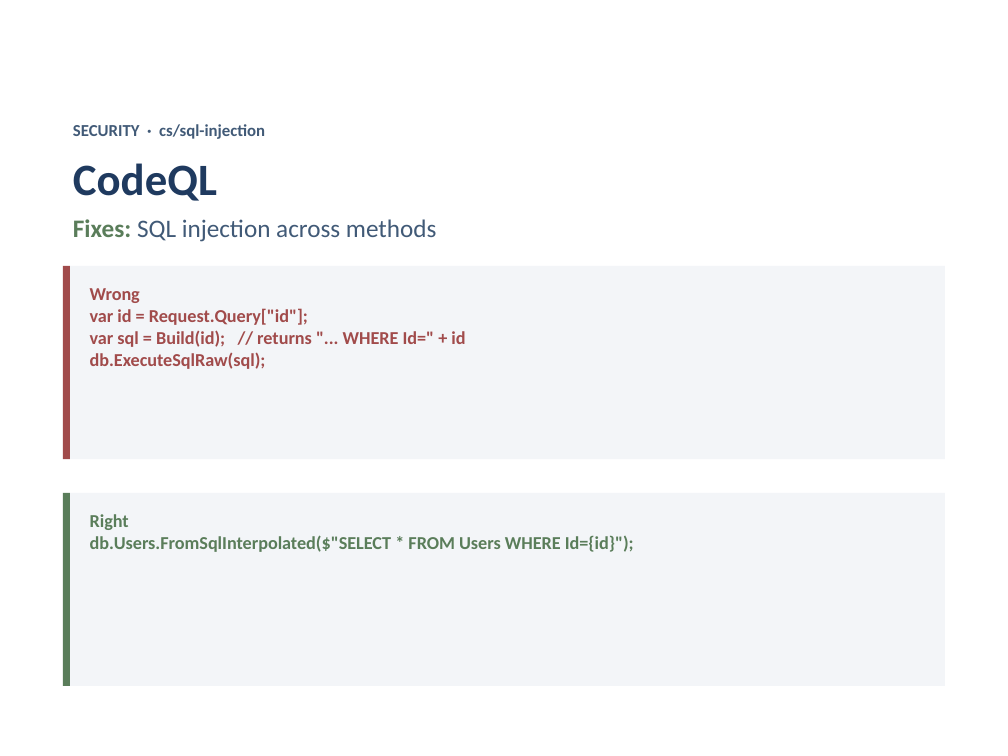
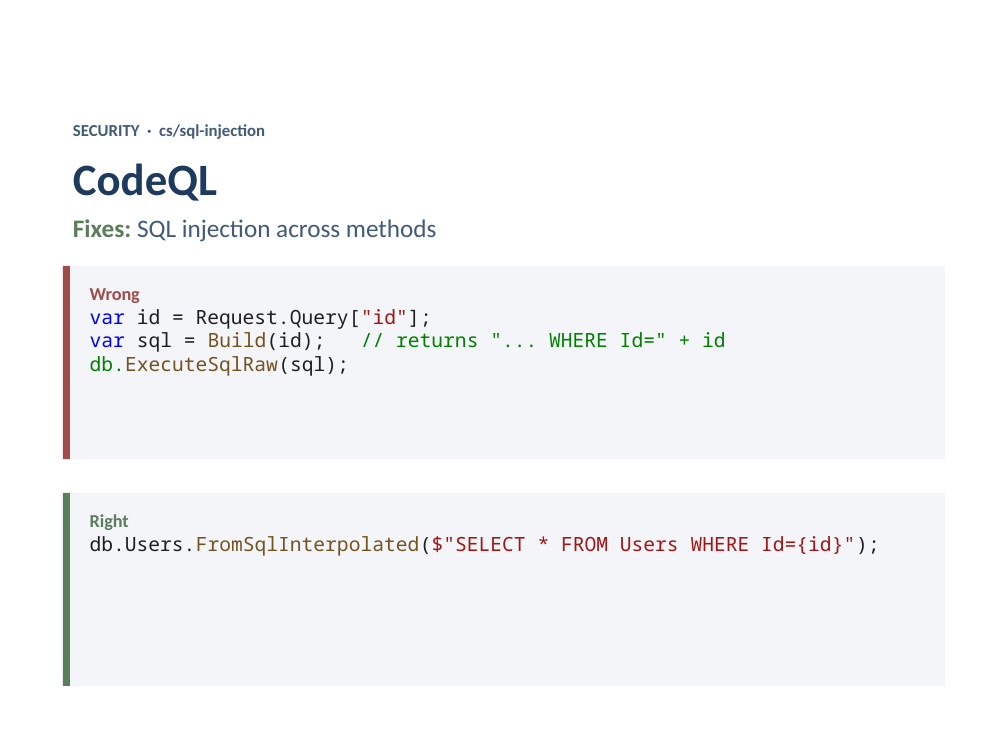
Before and after one commit to isidore/Talks, a slide deck: slide 18 of Slides/Analyzers.Net.pptx. Drawn at 1008x756 pixels with LibreOffice and Linux fonts; fonts in the diff are those of the drawing. Boxes give left, top, right and bottom in pixels: in the first picture for what was removed or moved away, otherwise in the second. Text is boxed around its words. In the diff, an @@ line names an element or a change of style, - is before the commit and + after.

Commit message:
code styling

```diff
--- a/Slides/Analyzers.Net.pptx
+++ b/Slides/Analyzers.Net.pptx
@@ rectangle "Wrong var id = Request.Query["id"]; ..." at [70,266,944,460]: text colour #1F3A5F to #0000FF in "var var"; text colour #1F3A5F to #1F1F1F in "id = Request.Query["id"]; sql = Build(id); db.ExecuteSqlRaw( ..."; text colour #1F3A5F to #A31515 in "Request.Query["id"];"; text colour #1F3A5F to #74531F in "Build(id); db.ExecuteSqlRaw(sql);"; text colour #1F3A5F to #008000 in "// returns "... WHERE Id=" + id" @@
@@ rectangle "Right db.Users.FromSqlInterpolated($"SELECT * FROM Users ..." at [70,493,944,686]: text colour #1F3A5F to #1F1F1F in "db.Users.FromSqlInterpolated($"SELECT Id={id}");"; text colour #1F3A5F to #74531F in "db.Users.FromSqlInterpolated($"SELECT"; text colour #1F3A5F to #A31515 in "db.Users.FromSqlInterpolated($"SELECT * FROM Users WHERE Id= ..." @@
```
Also in this commit, not shown: 23 other slides changed.
